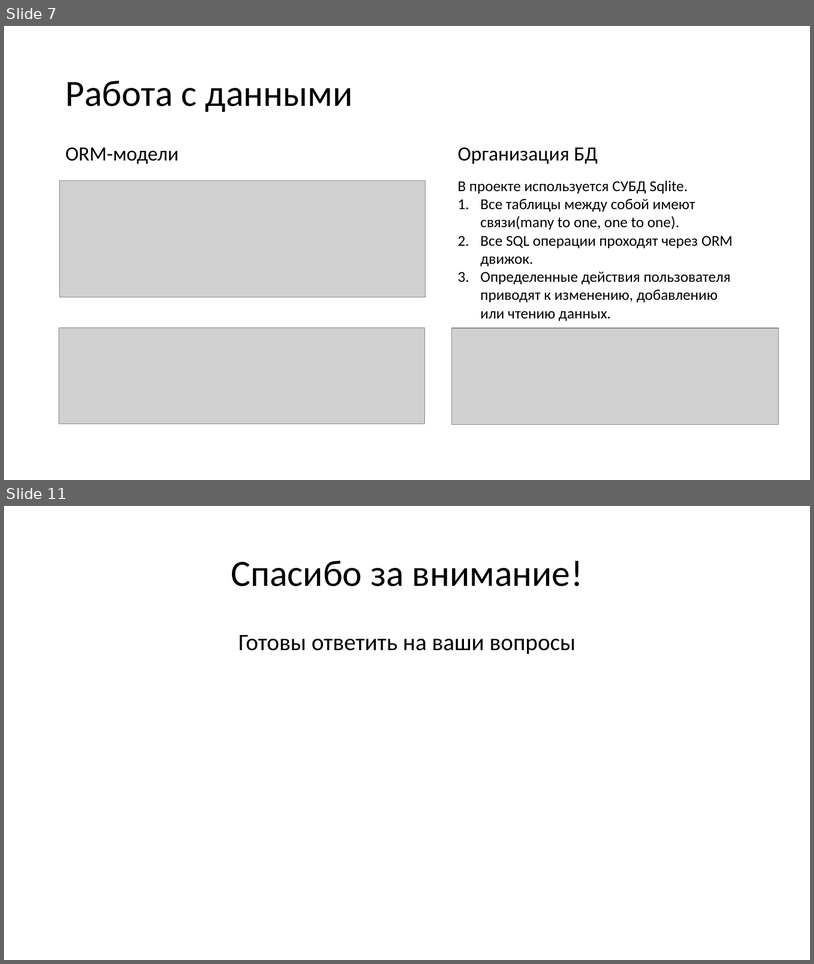
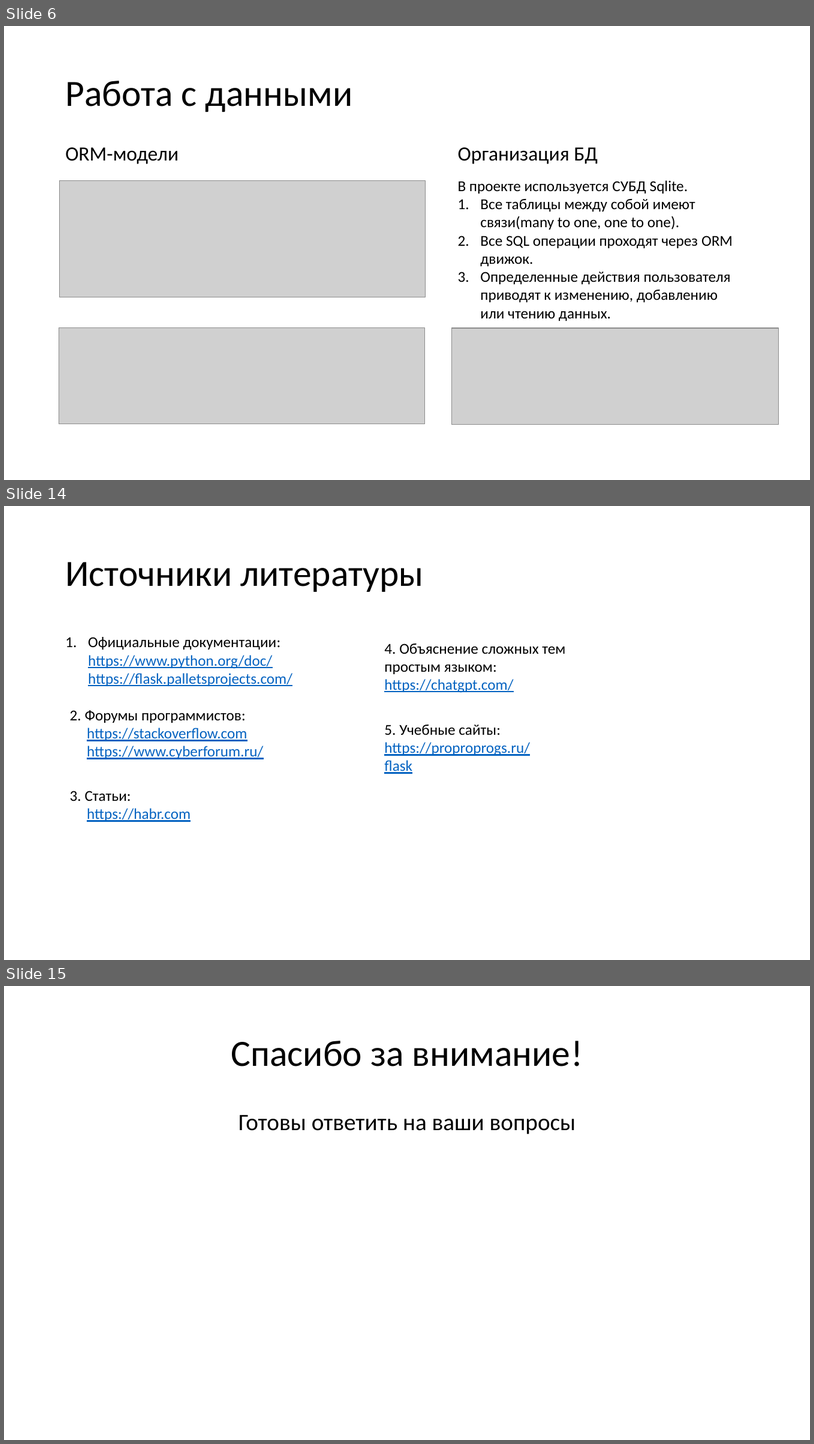
Before and after one commit to andrey3304/The_greatest_project_of_our_time, a slide deck: materials/Presentation.pptx. Shown one above the other, each under a label of ours: slides 7 and 11 before the commit, slides 6, 14 and 15 after it; the slides between them are not shown. The pictures are 814x964 and 814x1444 pixels, drawn with LibreOffice and Linux fonts; fonts in the diff are those of the drawing; grey boxes stand for pictures. Boxes give left, top, right and bottom in pixels: in the first picture for what was removed or moved away, otherwise in the second. Text is boxed around its words. In the diff, an @@ line names an element or a change of style, - is before the commit and + after.

```diff
--- a/materials/Presentation.pptx
+++ b/materials/Presentation.pptx
@@ slide 14 added at (4,506,810,960), background #FFFFFF @@
@@ title added at (65,562,423,592), 44 pt, text #000000 @@
+Источники литературы
@@ text added at (88,637,293,687), 18 pt, text #0563C1, underline @@
+1. Официальные документации: https://www.python.org/doc/ https://flask.palletsprojects.com/
@@ text added at (384,643,566,693), 18 pt, text #000000 @@
+4. Объяснение сложных тем простым языком: https://chatgpt.com/
@@ text added at (70,710,263,759), 18 pt, text #0563C1, underline @@
+2. Форумы программистов:
+https://stackoverflow.com
+https://www.cyberforum.ru/
@@ text added at (384,724,530,774), 18 pt, text #0563C1, underline @@
+5. Учебные сайты:
+https://proproprogs.ru/flask
@@ text added at (70,790,191,822), 18 pt, text #0563C1, underline @@
+3. Статьи:
+https://habr.com
@@ what was slide 7 is now slide 6 @@
@@ what was slide 11 is now slide 15 @@
```
Also in this commit, not shown: 4 slides changed, 7 other slides added, 4 slides removed, 1 other file.
